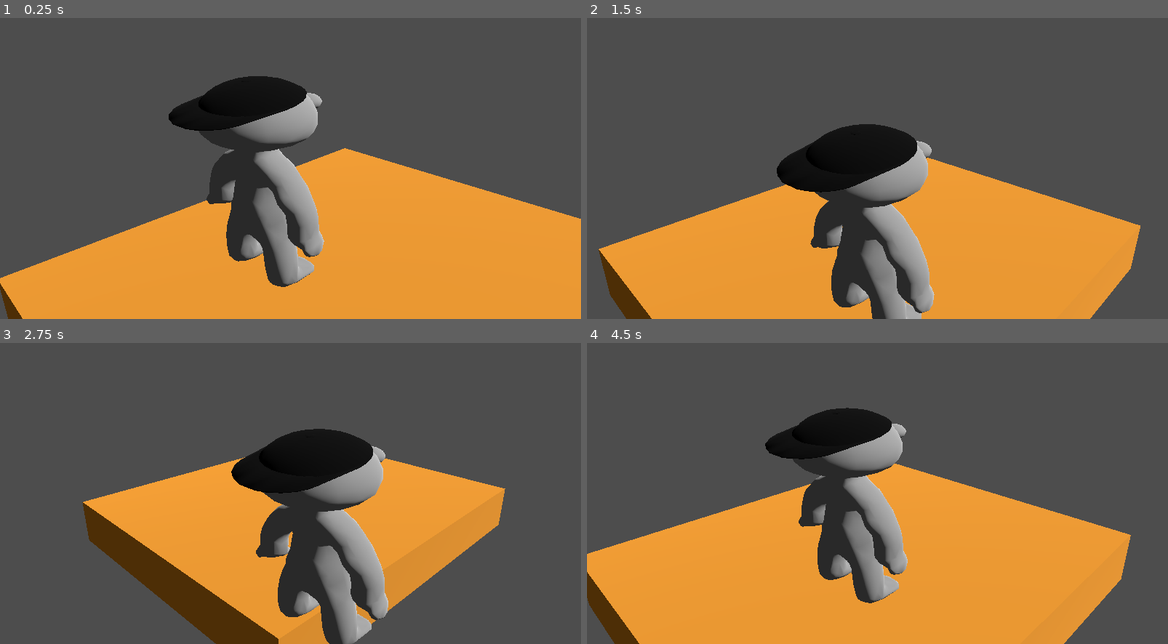
Above: before the commit, frames 1-4 (two rows, left to right).
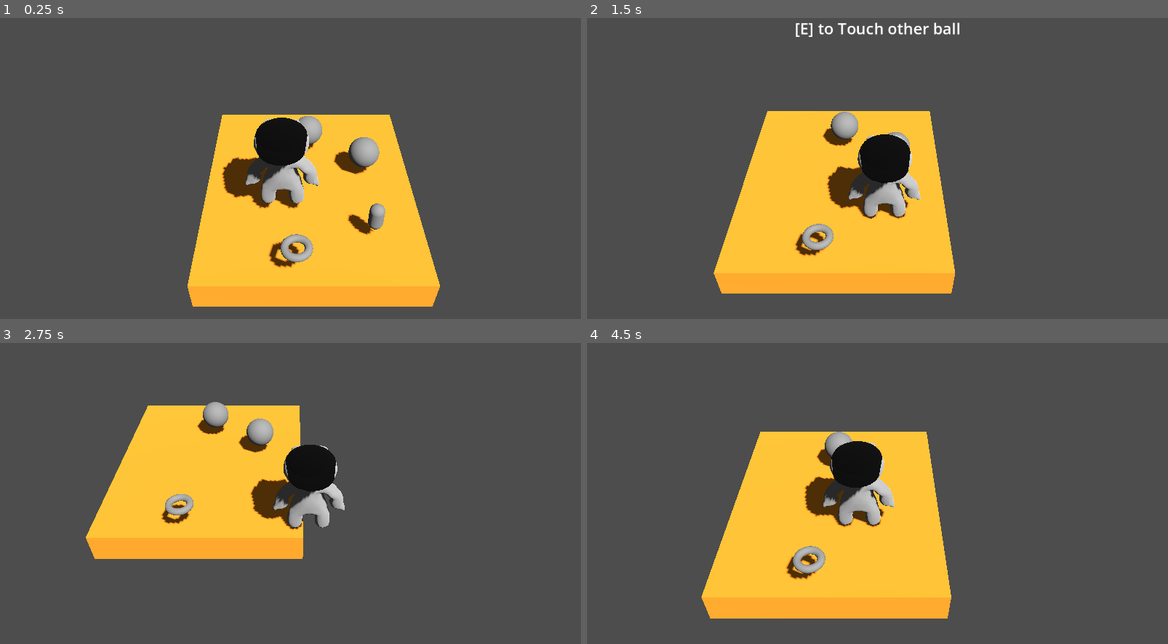
Above: after the commit, the same moments.

Repository: Kurt10040/Doogles-World
Game: Godot game, scene res://Scenes/main.tscn
Two runs of this game, one before a commit and one after it. Both use one fixed random seed, a clock stepped at 60 frames per second and the inputs below.
Inputs:
- Up to frame 1 (0.25 s): no input
- Up to frame 2 (1.5 s): tap Enter (ui_accept) at 0.5, 0.77 s; hold D (move_right) 0.53-1.28 s; hold E (interact, bound only after the commit) 0.53-1.28 s; hold S (move_back) from 1.28 s (still down); tap E (interact, bound only after the commit) at 1.35 s
- Up to frame 3 (2.75 s): tap Enter (ui_accept) at 1.52 s; release S (move_back) at 2.03 s; hold D (move_right) from 2.03 s (still down); hold E (interact, bound only after the commit) from 2.03 s (still down)
- Up to frame 4 (4.5 s): release D (move_right) at 2.78 s; release E (interact, bound only after the commit) at 2.78 s; hold W (move_forward) 2.78-3.53 s; tap E (interact, bound only after the commit) at 2.85, 4.35 s; tap Enter (ui_accept) at 3.02, 3.77 s; hold E (interact, bound only after the commit) 3.53-4.28 s; hold A (move_left) from 3.53 s (still down)

The runs differ from the first frame. In frame 1, 44% of the frame differs, in the area x 0-100%, y 19-100%; in frame 2, 41%; in frame 3, 36%; in frame 4, 45%, in the area x 0-94%, y 21-100%.

Commit message:
Interaction and Inventory
Altered the angle of the player camera.
Implemented interactable objects with a simple interaction prompt UI.
Added a simple inventory system.
Added an inventory_item scene.
added a stats resource script for items to have individual and editable properties.

Diff:
--- /dev/null
+++ b/doogle's-world/Interaction/Interaction Area/interact_component.gd
@@ -0,0 +1,49 @@
+extends Node3D
+
+@onready var hud = $"../HUD"
+signal interact_prompt_change(text: String)
+
+var current_interactions := []
+var can_interact: bool = true
+
+func _ready() -> void:
+	interact_prompt_change.connect(hud.update_prompt)
+
+func _input(event: InputEvent) -> void:
+	if event.is_action_pressed("interact") and can_interact:
+		if current_interactions: # Only run if the player is in range of any interactable objects
+			can_interact = false # debounce
+
+			hide_prompt()
+			await current_interactions[0].interact.call() # Call the custom function of the interactable object
+
+			can_interact = true
+
+func _process(_delta: float) -> void:
+	if current_interactions and can_interact:
+		current_interactions.sort_custom(_sort_nearest) # Use custom storting function to find nearest interactable object
+		if current_interactions[0].is_interactable:
+			# Show interaction label
+			show_prompt(current_interactions[0].interact_name)
+	else:
+		hide_prompt()
+
+# Sort the interactions list by closest to the player
+func _sort_nearest(area1, area2):
+	var area1_dist = global_position.distance_to(area1.global_position)
+	var area2_dist = global_position.distance_to(area2.global_position)
+	return area1_dist < area2_dist
+
+# Add the interaction object into list
+func _on_interact_range_area_entered(area: Area3D) -> void:
+	current_interactions.push_back(area)
+
+# Remove interaction object from list
+func _on_interact_range_area_exited(area: Area3D) -> void:
+	current_interactions.erase(area)
+
+func show_prompt(text: String):
+	interact_prompt_change.emit(text)
+
+func hide_prompt():
+	interact_prompt_change.emit("")
--- /dev/null
+++ b/doogle's-world/Interaction/Interaction Area/interact_component.tscn
@@ -0,0 +1,18 @@
+[gd_scene format=3 uid="uid://4iar7xi41ad"]
+
+[ext_resource type="Script" uid="uid://bwxfyh5hi32o1" path="res://Interaction/Interaction Area/interact_component.gd" id="1_gtbn1"]
+
+[sub_resource type="BoxShape3D" id="BoxShape3D_gtbn1"]
+
+[node name="InteractComponent" type="Node3D" unique_id=1449710650]
+script = ExtResource("1_gtbn1")
+
+[node name="InteractRange" type="Area3D" parent="." unique_id=805042804]
+collision_layer = 0
+collision_mask = 4
+
+[node name="CollisionShape3D" type="CollisionShape3D" parent="InteractRange" unique_id=1361382077]
+shape = SubResource("BoxShape3D_gtbn1")
+
+[connection signal="area_entered" from="InteractRange" to="." method="_on_interact_range_area_entered"]
+[connection signal="area_exited" from="InteractRange" to="." method="_on_interact_range_area_exited"]
--- /dev/null
+++ b/doogle's-world/Interaction/Interaction Area/interactable.gd
@@ -0,0 +1,7 @@
+extends Area3D
+
+@export var interact_name: String = ""
+@export var is_interactable: bool = true
+
+var interact: Callable = func():
+	pass
--- /dev/null
+++ b/doogle's-world/Interaction/Interaction Area/interactable.tscn
@@ -0,0 +1,8 @@
+[gd_scene format=3 uid="uid://cesq0p027yb7f"]
+
+[ext_resource type="Script" uid="uid://bn6qikkjinou1" path="res://Interaction/Interaction Area/interactable.gd" id="1_lbiis"]
+
+[node name="Interactable" type="Area3D" unique_id=716970301]
+collision_layer = 4
+collision_mask = 0
+script = ExtResource("1_lbiis")
--- a/doogle's-world/Scenes/Player.tscn
+++ b/doogle's-world/Scenes/Player.tscn
@@ -1,13 +1,16 @@
 [gd_scene format=3 uid="uid://drbj4ucipnhwi"]
 
-[ext_resource type="Script" uid="uid://brri06vk5dwa0" path="res://Scenes/player.gd" id="1_kyqiw"]
+[ext_resource type="Script" uid="uid://brri06vk5dwa0" path="res://Scripts/player.gd" id="1_kyqiw"]
 [ext_resource type="ArrayMesh" uid="uid://b5x0qgru8rf4o" path="res://Assets/AnimCharacter.obj" id="1_rpqav"]
+[ext_resource type="PackedScene" uid="uid://4iar7xi41ad" path="res://Interaction/Interaction Area/interact_component.tscn" id="3_gntrk"]
+[ext_resource type="Script" uid="uid://d270e57odyil2" path="res://Scripts/hud.gd" id="4_dewec"]
 
 [sub_resource type="CapsuleShape3D" id="CapsuleShape3D_kyqiw"]
 radius = 0.76171875
 height = 2.909729
 
-[node name="Player" type="CharacterBody3D" unique_id=646272981]
+[node name="Player" type="CharacterBody3D" unique_id=646272981 groups=["Player"]]
+collision_layer = 2
 script = ExtResource("1_kyqiw")
 
 [node name="MeshInstance3D" type="MeshInstance3D" parent="." unique_id=487269395]
@@ -20,6 +23,7 @@
 
 [node name="FirstPersonView" type="Node3D" parent="." unique_id=317257802]
 transform = Transform3D(1, 0, 0, 0, 0.71561396, 0, 0, 0, 1, 0, 0, 0)
+visible = false
 
 [node name="FPVCamera" type="Camera3D" parent="FirstPersonView" unique_id=1631609081]
 transform = Transform3D(1, 0, 0, 0, 1.3974015, 0, 0, 0, 1, 0, 3.370365, -0.24892426)
@@ -29,8 +33,32 @@
 top_level = true
 
 [node name="CameraTarget" type="Node3D" parent="CameraController" unique_id=743507949]
-transform = Transform3D(0.70710677, -0.24763401, 0.6623273, 0, 0.9366722, 0.3502074, -0.70710677, -0.24763401, 0.6623273, 4, 4, 4)
+transform = Transform3D(0.99999994, 0, 0, 0, 0.76604444, 0.6427876, 0, -0.6427876, 0.76604444, 0, 10, 10)
 
 [node name="OverheadCamera" type="Camera3D" parent="CameraController/CameraTarget" unique_id=1887439272]
 current = true
 fov = 40.0
+size = 15.0
+
+[node name="InteractComponent" parent="." unique_id=1449710650 instance=ExtResource("3_gntrk")]
+
+[node name="HUD" type="CanvasLayer" parent="." unique_id=493530984]
+script = ExtResource("4_dewec")
+
+[node name="InteractionPrompt" type="Label" parent="HUD" unique_id=943510861]
+anchors_preset = 5
+anchor_left = 0.5
+anchor_right = 0.5
+offset_left = -52.5
+offset_top = 49.35
+offset_right = 52.5
+offset_bottom = 72.35004
+grow_horizontal = 2
+size_flags_horizontal = 8
+size_flags_vertical = 1
+theme_override_font_sizes/font_size = 31
+text = "[E] to interact"
+horizontal_alignment = 1
+vertical_alignment = 1
+
+[editable path="InteractComponent"]
--- /dev/null
+++ b/doogle's-world/Scenes/inventory_item.tscn
@@ -0,0 +1,18 @@
+[gd_scene format=3 uid="uid://beqdg5jc71hmf"]
+
+[ext_resource type="Script" uid="uid://tt1lm0gk7eb3" path="res://Scripts/inventory_item.gd" id="1_giout"]
+[ext_resource type="PackedScene" uid="uid://cesq0p027yb7f" path="res://Interaction/Interaction Area/interactable.tscn" id="2_gj4io"]
+
+[sub_resource type="SphereShape3D" id="SphereShape3D_hehin"]
+
+[node name="Inventory_item" type="Node3D" unique_id=52105520 groups=["Items"]]
+script = ExtResource("1_giout")
+
+[node name="Mesh" type="MeshInstance3D" parent="." unique_id=1581782958]
+transform = Transform3D(0.43, 0, 0, 0, 0.43, 0, 0, 0, 0.43, 0, 0, 0)
+
+[node name="Interactable" parent="." unique_id=716970301 instance=ExtResource("2_gj4io")]
+interact_name = "[E] to pick up item"
+
+[node name="CollisionShape3D" type="CollisionShape3D" parent="Interactable" unique_id=1012640809]
+shape = SubResource("SphereShape3D_hehin")
--- a/doogle's-world/Scenes/main.tscn
+++ b/doogle's-world/Scenes/main.tscn
@@ -1,7 +1,12 @@
 [gd_scene format=3 uid="uid://dhlxoup6co2ug"]
 
 [ext_resource type="PackedScene" uid="uid://drbj4ucipnhwi" path="res://Scenes/Player.tscn" id="1_jjgbg"]
+[ext_resource type="PackedScene" uid="uid://cesq0p027yb7f" path="res://Interaction/Interaction Area/interactable.tscn" id="2_8gbba"]
 [ext_resource type="Shader" uid="uid://dccu63op1h05a" path="res://Assets/Shaders/main.gdshader" id="2_bo1nx"]
+[ext_resource type="Script" uid="uid://bf0qke6kcerjq" path="res://Scripts/static_body_3d_2.gd" id="2_jjvhh"]
+[ext_resource type="Script" uid="uid://cg8uohyvj7dlr" path="res://Scripts/ball_2.gd" id="4_kry3j"]
+[ext_resource type="PackedScene" uid="uid://beqdg5jc71hmf" path="res://Scenes/inventory_item.tscn" id="7_6bp64"]
+[ext_resource type="Script" uid="uid://b8c7dh81pseph" path="res://Scripts/stats.gd" id="7_344ge"]
 
 [sub_resource type="Environment" id="Environment_jjgbg"]
 
@@ -15,9 +20,57 @@
 [sub_resource type="StandardMaterial3D" id="StandardMaterial3D_bo1nx"]
 albedo_color = Color(1, 0.6446667, 0.18, 1)
 
+[sub_resource type="SphereMesh" id="SphereMesh_bo1nx"]
+
+[sub_resource type="SphereShape3D" id="SphereShape3D_jjvhh"]
+
+[sub_resource type="SphereShape3D" id="SphereShape3D_kry3j"]
+
 [sub_resource type="ShaderMaterial" id="ShaderMaterial_8gbba"]
 shader = ExtResource("2_bo1nx")
 shader_parameter/target_color = Color(1, 1, 1, 1)
+
+[sub_resource type="CapsuleMesh" id="CapsuleMesh_6bp64"]
+
+[sub_resource type="Resource" id="Resource_344ge"]
+script = ExtResource("7_344ge")
+item_name = "Skibbs"
+item_mass = 0.5
+item_efficacy = 1
+item_enchantment = "None"
+item_mesh = SubResource("CapsuleMesh_6bp64")
+base_heat = 14.0
+base_stability = 0.88
+base_volatility = 0.2
+base_density = 2.2
+base_conductivity = 0.7
+base_purity = 0.67
+base_strength = 7
+base_acidity = 8
+metadata/_custom_type_script = "uid://b8c7dh81pseph"
+
+[sub_resource type="TorusMesh" id="TorusMesh_6bp64"]
+
+[sub_resource type="Resource" id="Resource_ynf5e"]
+script = ExtResource("7_344ge")
+item_name = "Slebbs"
+item_type = 5
+item_class = 3
+item_rarity = 5
+item_mass = 14.0
+item_is_shiny = true
+item_efficacy = 6
+item_enchantment = "Healing"
+item_mesh = SubResource("TorusMesh_6bp64")
+base_heat = 0.33
+base_stability = 0.97
+base_volatility = 0.06
+base_density = 60.0
+base_conductivity = 0.01
+base_purity = 0.99
+base_strength = 2000
+base_acidity = 13
+metadata/_custom_type_script = "uid://b8c7dh81pseph"
 
 [node name="Main" type="Node3D" unique_id=1439304250]
 
@@ -26,20 +79,55 @@
 camera_attributes = SubResource("CameraAttributesPractical_bo1nx")
 
 [node name="DirectionalLight3D" type="DirectionalLight3D" parent="." unique_id=520581263]
-transform = Transform3D(0.7871138, 0.23112799, 0.57186687, -0.35609037, -0.58675665, 0.7272664, 0.50363827, -0.7760776, -0.37954178, 0, 4.9368267, 0)
+transform = Transform3D(-0.41787115, 0.8233048, 0.38412604, -0.3219871, -0.52957565, 0.7847764, 0.84953386, 0.20425183, 0.48638797, 0, 4.937, 0)
+shadow_enabled = true
 
 [node name="Player" parent="." unique_id=646272981 instance=ExtResource("1_jjgbg")]
-transform = Transform3D(1, 0, 0, 0, 1, 0, 0, 0, 1, -0.8587012, 0, 1.077965)
+transform = Transform3D(1, 0, 0, 0, 1, 0, 0, 0, 1, -0.8587012, 1.1370068, 1.077965)
 
-[node name="StaticBody3D" type="StaticBody3D" parent="." unique_id=1202952117]
+[node name="floor" type="StaticBody3D" parent="." unique_id=1202952117]
 
-[node name="CollisionShape3D" type="CollisionShape3D" parent="StaticBody3D" unique_id=1845954113]
+[node name="CollisionShape3D" type="CollisionShape3D" parent="floor" unique_id=1845954113]
 shape = SubResource("BoxShape3D_jjgbg")
 
-[node name="MeshInstance3D" type="MeshInstance3D" parent="StaticBody3D" unique_id=1347491470]
+[node name="MeshInstance3D" type="MeshInstance3D" parent="floor" unique_id=1347491470]
 transform = Transform3D(6.6541, 0, 0, 0, 1, 0, 0, 0, 7.858433, 0, 0, 0)
 mesh = SubResource("BoxMesh_bo1nx")
 surface_material_override/0 = SubResource("StandardMaterial3D_bo1nx")
+
+[node name="ball" type="StaticBody3D" parent="." unique_id=1740367161]
+transform = Transform3D(1, 0, 0, 0, 1, 0, 0, 0, 1, 0, 1.31, -1.831)
+script = ExtResource("2_jjvhh")
+
+[node name="MeshInstance3D" type="MeshInstance3D" parent="ball" unique_id=1607689267]
+mesh = SubResource("SphereMesh_bo1nx")
+
+[node name="Interactable" parent="ball" unique_id=716970301 instance=ExtResource("2_8gbba")]
+interact_name = "[E] to Touch ball"
+
+[node name="CollisionShape3D" type="CollisionShape3D" parent="ball/Interactable" unique_id=1577746523]
+transform = Transform3D(4.5, 0, 0, 0, 4.5, 0, 0, 0, 4.5, 0, 0, 0)
+shape = SubResource("SphereShape3D_jjvhh")
+
+[node name="CollisionShape3D" type="CollisionShape3D" parent="ball" unique_id=2066970803]
+shape = SubResource("SphereShape3D_kry3j")
+
+[node name="ball2" type="StaticBody3D" parent="." unique_id=592539074]
+transform = Transform3D(1, 0, 0, 0, 1, 0, 0, 0, 1, 1.802232, 1.31, -0.6223446)
+script = ExtResource("4_kry3j")
+
+[node name="MeshInstance3D" type="MeshInstance3D" parent="ball2" unique_id=1121035623]
+mesh = SubResource("SphereMesh_bo1nx")
+
+[node name="Interactable" parent="ball2" unique_id=1362504653 instance=ExtResource("2_8gbba")]
+interact_name = "[E] to Touch other ball"
+
+[node name="CollisionShape3D" type="CollisionShape3D" parent="ball2/Interactable" unique_id=521751340]
+transform = Transform3D(4.5, 0, 0, 0, 4.5, 0, 0, 0, 4.5, 0, 0, 0)
+shape = SubResource("SphereShape3D_jjvhh")
+
+[node name="CollisionShape3D" type="CollisionShape3D" parent="ball2" unique_id=1936186645]
+shape = SubResource("SphereShape3D_kry3j")
 
 [node name="CanvasLayer" type="CanvasLayer" parent="." unique_id=499165870]
 visible = false
@@ -52,3 +140,11 @@
 grow_horizontal = 2
 grow_vertical = 2
 mouse_filter = 2
+
+[node name="Inventory_item" parent="." unique_id=52105520 instance=ExtResource("7_6bp64")]
+transform = Transform3D(1, 0, 0, 0, 1, 0, 0, 0, 1, 1.802232, 1.31, 2.2172227)
+stats = SubResource("Resource_344ge")
+
+[node name="Inventory_item2" parent="." unique_id=256383570 instance=ExtResource("7_6bp64")]
+transform = Transform3D(1, 0, 0, 0, 1, 0, 0, 0, 1, -0.45155096, 1.31, 3.3178315)
+stats = SubResource("Resource_ynf5e")
--- /dev/null
+++ b/doogle's-world/Scripts/ball_2.gd
@@ -0,0 +1,19 @@
+extends StaticBody3D
+
+@onready var interactable: Area3D = $Interactable
+
+
+# Called when the node enters the scene tree for the first time.
+func _ready() -> void:
+	interactable.interact = _on_interact
+
+func _on_interact():
+	if interactable.is_interactable:
+		interactable.is_interactable = false
+		print("The player touched my other balls")
+		self.queue_free()
+
+
+# Called every frame. 'delta' is the elapsed time since the previous frame.
+func _process(_delta: float) -> void:
+	pass
--- /dev/null
+++ b/doogle's-world/Scripts/global.gd
@@ -0,0 +1,33 @@
+extends Node
+
+
+signal inventory_updated
+var player_node: Node = null
+var inventory = []
+
+
+func _ready():
+	inventory.resize(30)
+
+func add_item(item):
+	for i in range(inventory.size()):
+		# check if the item already exists in the inventory and has the same type
+		if inventory[i] != null  and inventory[i]["name"] == item["name"] and inventory[i]["type"] == item["type"] and inventory[i]["class"] == item["class"]:
+			inventory[i]["quanity"] += item["quantity"]
+			inventory_updated.emit()
+			return true
+		elif inventory[i] == null: # If there is no match but there is an empty slot in the inventory
+			inventory[i] = item
+			inventory_updated.emit()
+			return true
+		# Return false if inventory is full
+		return false
+
+func remove_item():
+	inventory_updated.emit()
+
+func increase_inventory_size():
+	inventory_updated.emit()
+
+func set_player_ref(plr):
+	player_node = plr
--- /dev/null
+++ b/doogle's-world/Scripts/hud.gd
@@ -0,0 +1,12 @@
+extends CanvasLayer
+
+
+@onready var interaction_prompt: Label = $InteractionPrompt
+
+# Target function for the 'interact_prompt_change' signal. This function changes the text of the interaction label/prompt
+func update_prompt(text: String):
+	if text != "":
+		interaction_prompt.text = text
+		interaction_prompt.show()
+	else:
+		interaction_prompt.hide()
--- /dev/null
+++ b/doogle's-world/Scripts/inventory_item.gd
@@ -0,0 +1,48 @@
+@tool
+extends Node3D
+
+@export var stats: Stats
+
+var scene_path: String = "res://Scenes/inventory_item.tscn"
+
+@onready var object_mesh = $Mesh
+@onready var interactable = $Interactable
+
+var player_in_range = false
+
+
+# Called when the node enters the scene tree for the first time.
+func _ready():
+	interactable.interact = on_interact
+	# Change the mesh of the item to the specified mesh in game
+	if not Engine.is_editor_hint():
+		object_mesh.mesh = stats.item_mesh
+
+# Called every frame. 'delta' is the elapsed time since the previous frame.
+func _process(_delta: float) -> void:
+	# Change the mesh of the item to the specified mesh while in the editor
+	if Engine.is_editor_hint() and stats:
+		object_mesh.mesh = stats.item_mesh
+
+func on_interact():
+	if interactable.is_interactable:
+		interactable.is_interactable = false
+
+		var item = {
+			"scene_path": scene_path,
+			"quantity": 1,
+			"name": stats.item_name,
+			"icon": stats.item_icon,
+			"type": stats.item_type,
+			"class": stats.item_class,
+			"rarity": stats.item_rarity,
+			"mass": stats.item_mass,
+			"shiny": stats.item_is_shiny,
+			"efficacy": stats.item_efficacy,
+			"enchantment": stats.item_enchantment,
+		}
+
+		print("The player picked up this item ", item)
+		if Global.player_node:
+			Global.add_item(item)
+			self.queue_free()
--- a/doogle's-world/Scenes/player.gd
+++ b/doogle's-world/Scripts/player.gd
@@ -1,14 +1,16 @@
 extends CharacterBody3D
 
+
+@onready var interact_component = $InteractComponent
 
 const SPEED = 3.0
 const JUMP_VELOCITY = 4.5
 const navigation_speed = 1.0
 
+func _ready() -> void:
+	Global.set_player_ref(self)
+
 func _physics_process(delta: float) -> void:
-
-
-
 	# Gravity.
 	if not is_on_floor():
 		velocity += get_gravity() * delta
--- /dev/null
+++ b/doogle's-world/Scripts/static_body_3d_2.gd
@@ -0,0 +1,19 @@
+extends StaticBody3D
+
+@onready var interactable: Area3D = $Interactable
+
+
+# Called when the node enters the scene tree for the first time.
+func _ready() -> void:
+	interactable.interact = _on_interact
+
+func _on_interact():
+	if interactable.is_interactable:
+		interactable.is_interactable = false
+		print("The player touched my balls")
+		self.queue_free()
+
+
+# Called every frame. 'delta' is the elapsed time since the previous frame.
+func _process(_delta: float) -> void:
+	pass
--- /dev/null
+++ b/doogle's-world/Scripts/stats.gd
@@ -0,0 +1,56 @@
+extends Resource
+class_name Stats
+
+enum ItemRarity {
+	JUNK,
+	COMMON,
+	UNCOMMON,
+	RARE,
+	LEGENDARY,
+	DIVINE,
+	SECRET
+}
+enum ItemClass {
+	ORGANIC,
+	ORE,
+	RAW_MATERIAL,
+	CRYSTAL,
+	LIFE_FORCE,
+	TOOL,
+	CONTAINER,
+	WEARABLE,
+	TROPHY
+}
+enum ItemType {
+	PLANT,
+	METAL,
+	ROCK,
+	GAS,
+	WOOD,
+	LIQUID,
+	MAGIC,
+	CREATURE_DROPS
+}
+
+@export_group("Stats")
+@export var item_name: String
+@export var item_type: ItemType
+@export var item_class: ItemClass
+@export var item_rarity:ItemRarity
+@export var item_mass: float
+@export var item_is_shiny: bool
+@export var item_efficacy: int
+@export var item_enchantment: String
+@export var item_mesh: Mesh
+@export var item_icon: Texture
+
+
+@export_group("Properties")
+@export var base_heat: float
+@export var base_stability: float
+@export var base_volatility: float
+@export var base_density: float
+@export var base_conductivity: float
+@export var base_purity: float
+@export var base_strength: int
+@export var base_acidity: int
--- a/doogle's-world/project.godot
+++ b/doogle's-world/project.godot
@@ -14,6 +14,15 @@
 run/main_scene="uid://dhlxoup6co2ug"
 config/features=PackedStringArray("4.6", "Forward Plus")
 config/icon="res://icon.svg"
+
+[autoload]
+
+Global="*uid://cjloduwwudath"
+
+[global_group]
+
+Items=""
+Player=""
 
 [input]
 
@@ -37,6 +46,17 @@
 "events": [Object(InputEventKey,"resource_local_to_scene":false,"resource_name":"","device":-1,"window_id":0,"alt_press …(192 unchanged characters)…
 ]
 }
+interact={
+"deadzone": 0.2,
+"events": [Object(InputEventKey,"resource_local_to_scene":false,"resource_name":"","device":-1,"window_id":0,"alt_pressed":false,"shift_pressed":false,"ctrl_pressed":false,"meta_pressed":false,"pressed":false,"keycode":0,"physical_keycode":69,"key_label":0,"unicode":101,"location":0,"echo":false,"script":null)
+]
+}
+
+[layer_names]
+
+3d_physics/layer_1="World"
+3d_physics/layer_2="Player"
+3d_physics/layer_3="Interactions"
 
 [physics]
 
Not shown, added: doogle's-world/Interaction/Interaction Area/interact_component.gd.uid
Not shown, added: doogle's-world/Interaction/Interaction Area/interactable.gd.uid
Not shown, added: doogle's-world/Scripts/ball_2.gd.uid
Not shown, added: doogle's-world/Scripts/global.gd.uid
Not shown, added: doogle's-world/Scripts/hud.gd.uid
Not shown, added: doogle's-world/Scripts/inventory_item.gd.uid
Renamed: doogle's-world/Scenes/player.gd.uid -> doogle's-world/Scripts/player.gd.uid
Not shown, added: doogle's-world/Scripts/static_body_3d_2.gd.uid
Not shown, added: doogle's-world/Scripts/stats.gd.uid
